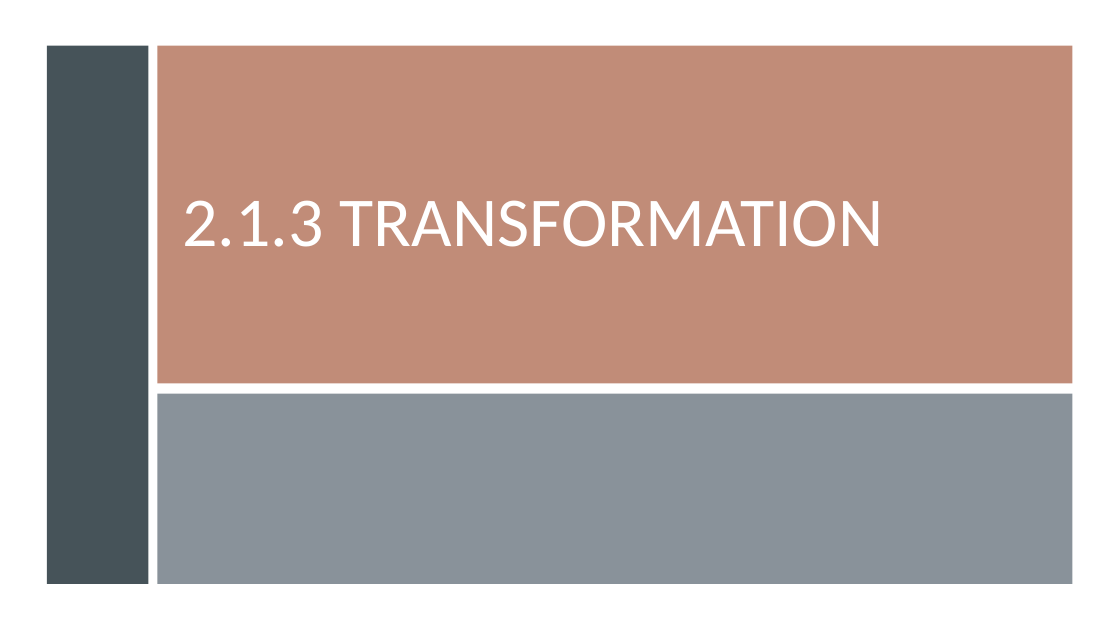
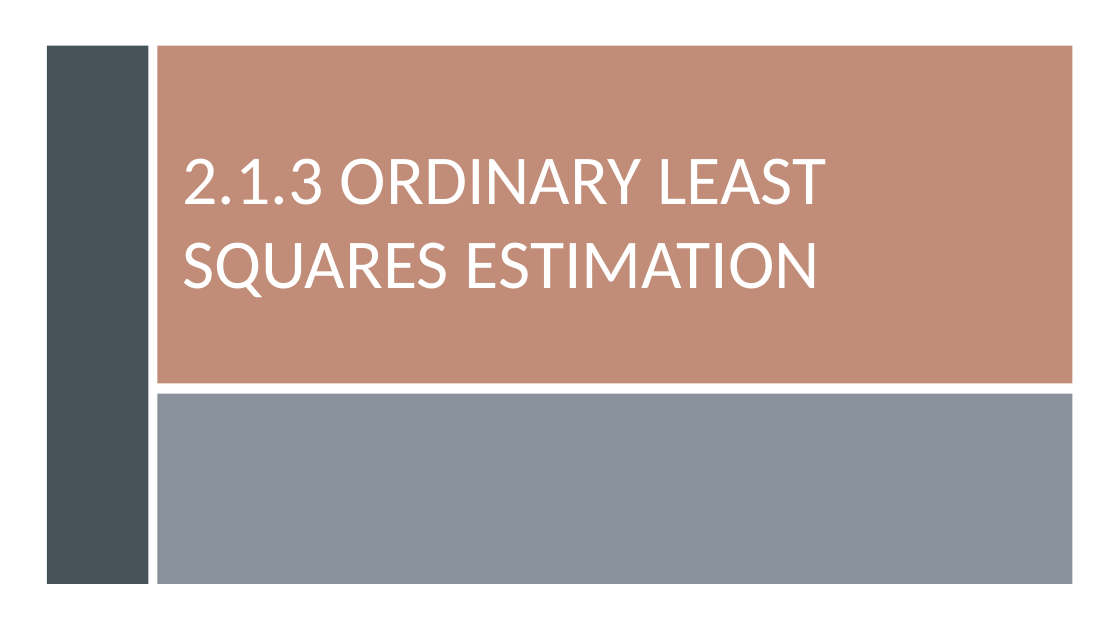
Before and after one commit to gisynw/geog-247, a slide deck: slide 14 of docs/Lectures/Week04/Week04_BivariateRegression.pptx (slide 8 before the commit). Drawn at 1120x630 pixels with LibreOffice and Linux fonts; fonts in the diff are those of the drawing. Boxes give left, top, right and bottom in pixels: in the first picture for what was removed or moved away, otherwise in the second. Text is boxed around its words. In the diff, an @@ line names an element or a change of style, - is before the commit and + after.

```diff
--- a/docs/Lectures/Week04/Week04_BivariateRegression.pptx
+++ b/docs/Lectures/Week04/Week04_BivariateRegression.pptx
@@ title at bbox=[182, 158, 826, 297]: text changed @@
-2.1.3 TRANSFORMATION
+2.1.3 ORDINARY LEAST SQUARES ESTIMATION
```
Also in this commit, not shown: 2 other slides changed, 15 slides added, 1 slide removed, 2 other files.
